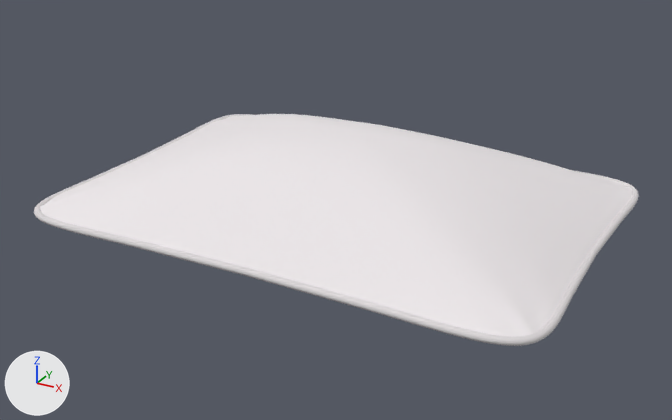
One commit to the glTF model assets/models/n06.glb: the scene before it, then after it.
One viewpoint serves both versions: a 50 mm camera at (0.541, -1.001, 0.573) aimed at (0.001, -0.019, 0.082). The axes (+X, +Y, +Z) are drawn at lower left. The lights are the same throughout. The first picture is the older version. Where no turn or scale is listed for an object, it has been applied to the vertices.

Objects in the first picture: 'geometry_0', 'geometry_1'.
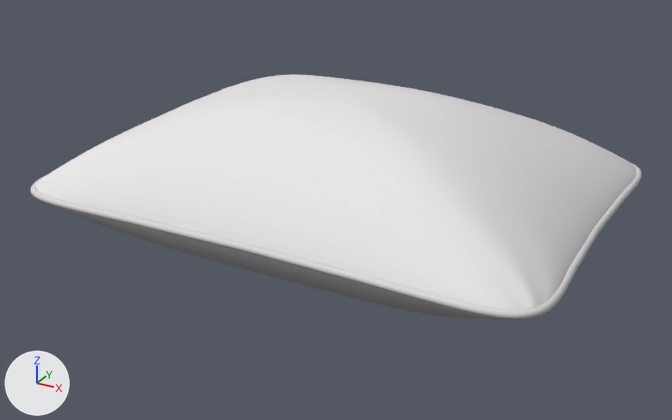
Patch to the scene script:
```diff
--- a/assets/models/n06.glb.py
+++ b/assets/models/n06.glb.py
@@ mat_material_0 @@
 n0 = _N.new('ShaderNodeBsdfPrincipled'); n0.name = 'Principled BSDF'
-n0.inputs[0].default_value = (0.843, 0.804, 0.82, 1.0)  # 'Base Color', white #ede8ea
 n0.inputs[2].default_value = 0.95  # 'Roughness'
 n1 = _N.new('ShaderNodeOutputMaterial'); n1.name = 'Material Output'
+n2 = _N.new('ShaderNodeMix'); n2.name = 'Mix'
+n2.data_type = 'RGBA'
+n2.blend_type = 'MULTIPLY'
+n2.inputs[0].default_value = 1.0  # 'Factor'
+n2.inputs[7].default_value = (0.882, 0.859, 0.867, 1.0)  # 'B', white #f1eeef
+n3 = _N.new('ShaderNodeVertexColor'); n3.name = 'Color Attribute'
 _L.new(n0.outputs[0], n1.inputs[0])  # 'BSDF' to 'Surface'
+_L.new(n2.outputs[2], n0.inputs[0])  # 'Result' to 'Base Color'
+_L.new(n3.outputs[0], n2.inputs[6])  # 'Color' to 'A'
@@ mat_material_1 @@
 n0 = _N.new('ShaderNodeBsdfPrincipled'); n0.name = 'Principled BSDF'
-n0.inputs[0].default_value = (0.718, 0.686, 0.698, 1.0)  # 'Base Color', light grey #dcd8da
 n0.inputs[2].default_value = 0.85  # 'Roughness'
 n1 = _N.new('ShaderNodeOutputMaterial'); n1.name = 'Material Output'
+n2 = _N.new('ShaderNodeMix'); n2.name = 'Mix'
+n2.data_type = 'RGBA'
+n2.blend_type = 'MULTIPLY'
+n2.inputs[0].default_value = 1.0  # 'Factor'
+n2.inputs[7].default_value = (0.753, 0.733, 0.737, 1.0)  # 'B', light grey #e1dedf
+n3 = _N.new('ShaderNodeVertexColor'); n3.name = 'Color Attribute'
 _L.new(n0.outputs[0], n1.inputs[0])  # 'BSDF' to 'Surface'
+_L.new(n2.outputs[2], n0.inputs[0])  # 'Result' to 'Base Color'
+_L.new(n3.outputs[0], n2.inputs[6])  # 'Color' to 'A'
@@ me_geometry_0 @@
 # used by ob_geometry_0; location = (0.0, 0.0, 0.09)
-me_geometry_0.from_pydata(...)  # 16022 vertices, 32040 faces; spans x -0.339..0.339, y -0.24..0.24, z -0.09..0.09
+me_geometry_0.from_pydata(...)  # 16022 vertices, 32040 faces; spans x -0.339..0.339, y -0.24..0.24, z -0.12..0.12
+# me_geometry_0 part 1: 15842 of 16022 vertices moved; they spanned x -0.339..0.339, y -0.24..0.24, z -0.09..0.09 and now span x -0.339..0.339, y -0.24..0.24, z -0.12..0.12; mean shift (0.0, 0.0, 0.0); largest move (-0.084, -0.06, -0.082) -> (-0.084, -0.06, -0.112)
+# me_geometry_0 part 2: vertex colours changed
 me_geometry_0.materials.append(mat_material_0)
@@ me_geometry_1 @@
 # used by ob_geometry_1; location = (0.0, 0.0, 0.09)
-me_geometry_1.from_pydata(...)  # 2160 vertices, 4320 faces; spans x -0.343..0.343, y -0.245..0.245, z -0.005..0.005
+me_geometry_1.from_pydata(...)  # 2160 vertices, 4320 faces; spans x -0.344..0.344, y -0.245..0.245, z -0.005..0.005
+# me_geometry_1 part 3: vertex colours changed
 me_geometry_1.materials.append(mat_material_1)
@@ ob_geometry_0 @@
 ob_geometry_0 = bpy.data.objects.new('geometry_0', me_geometry_0)
-ob_geometry_0.location = (0.0, 0.0, 0.09)
+ob_geometry_0.location = (0.0, 0.0, 0.12)
@@ ob_geometry_1 @@
 ob_geometry_1 = bpy.data.objects.new('geometry_1', me_geometry_1)
-ob_geometry_1.location = (0.0, 0.0, 0.09)
+ob_geometry_1.location = (0.0, 0.0, 0.12)
```

What differs and where, as boxes (x1, y1, x2, y2) in the pictures (672 x 420 px; the box of a moved part takes in the faces that stretch with it):
'geometry_0', recoloured, reshaped, moved (10% taller)
    before: (40, 114, 632, 337)
    after: (35, 75, 636, 320)
'geometry_1', recoloured, moved
    before: (34, 114, 639, 346)
    after: (31, 163, 642, 319)
part 1 of me_geometry_0, moved or reshaped
    before: (40, 114, 632, 337)
    after: (35, 75, 636, 320)
